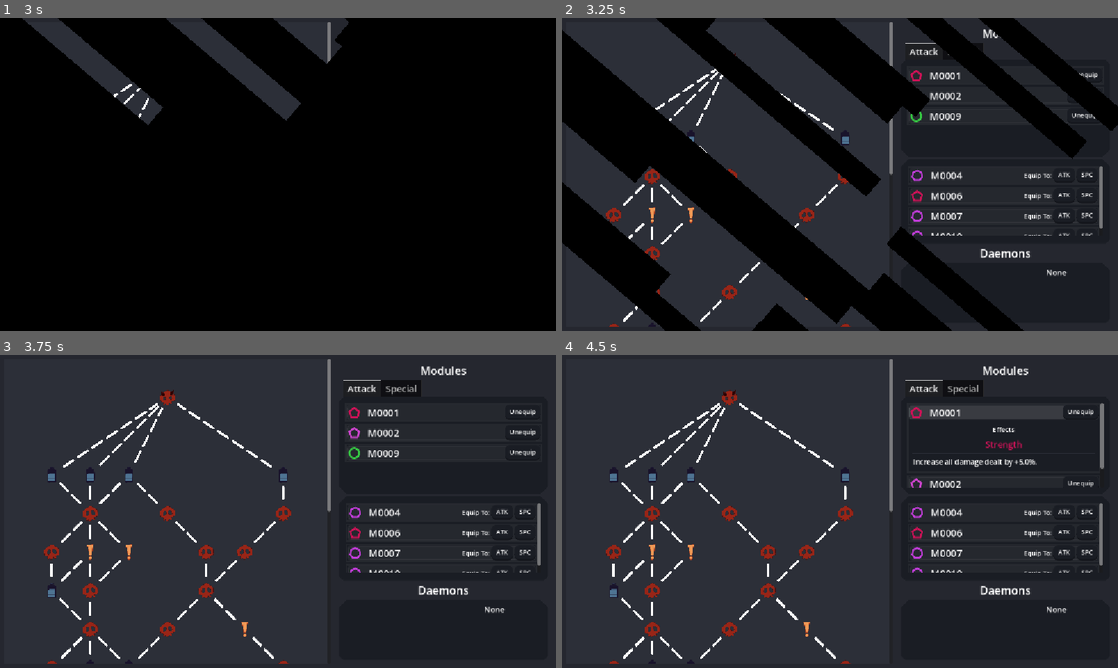
Above: before the commit, frames 1-4 (two rows, left to right).
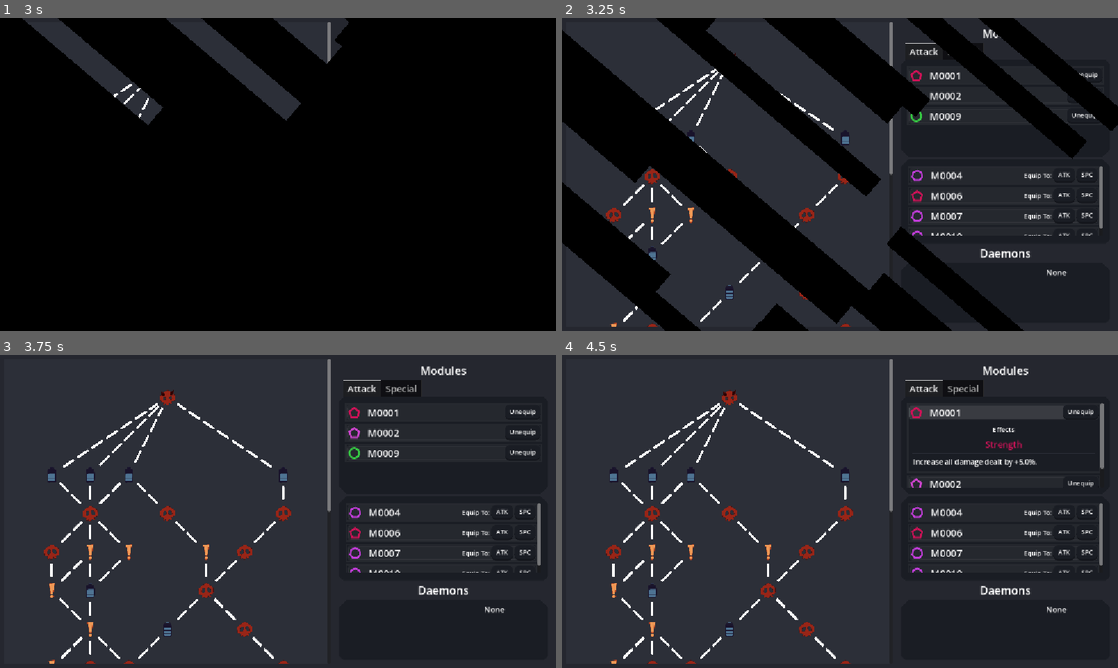
Above: after the commit, the same moments.

Repository: ProgrammerOnCoffee/operation-daemon
Game: Godot game, scene res://scenes/main.tscn
Two runs of this game, one before a commit and one after it. Both use one fixed random seed, a clock stepped at 60 frames per second and the inputs below. Sound files missing from this copy of the repository are replaced by a short silence.
Inputs (mouse positions are in pixels of both pictures, inside the frame that each line leads up to):
- Up to frame 1 (3 s): click "START" at 0.5 s; click "START" at 1.25 s; click "BEGIN EXPEDITION" at 2 s; click "BEGIN EXPEDITION" at 2.75 s
- Up to frame 2 (3.25 s): no input
- Up to frame 3 (3.75 s): move the mouse to (400, 495) at 3.52 s; hold Right (select_right) from 3.53 s (still down); hold Space (qte_press) from 3.53 s (still down); click (400, 495) at 3.67 s
- Up to frame 4 (4.5 s): release Right (select_right) at 4.25 s; release Space (qte_press) at 4.25 s; click (1006, 411) at 4.27 s

Frame 1 is identical in both runs. In frame 2, 0.2% of the frame differs, in the area x 8-45%, y 72-99%; in frame 3, 0.6%, in the area x 8-46%, y 60-99%; in frame 4, 0.6%.
Error in both runs: Invalid access to property or key 'button_pressed_player' on a base object of type 'Nil'. (res://scripts/laboratory.gd:204)

Commit message:
Map Fix
Fixed Map Event Buttons still having crossed-out icons on map regeneration.

Diff:
--- a/resources/map_configs/Act1.tres
+++ b/resources/map_configs/Act1.tres
@@ -4,4 +4,10 @@
 
 [resource]
 script = ExtResource("1_knoxm")
+event_weights = Dictionary[int, int]({
+1: 8,
+2: 4,
+3: 1,
+4: 2
+})
 metadata/_custom_type_script = "uid://bh8vaosl5kcit"
--- a/resources/map_configs/Act2.tres
+++ b/resources/map_configs/Act2.tres
@@ -5,4 +5,10 @@
 [resource]
 script = ExtResource("1_70hqd")
 floor_count = 11
+event_weights = Dictionary[int, int]({
+1: 8,
+2: 3,
+3: 2,
+4: 2
+})
 metadata/_custom_type_script = "uid://bh8vaosl5kcit"
--- a/scenes/module_entry.tscn
+++ b/scenes/module_entry.tscn
@@ -150,7 +150,6 @@
 text = "M0001"
 
 [node name="UN" type="Button" parent="VBoxContainer/Button/HBoxContainer" unique_id=141234984]
-visible = false
 layout_mode = 2
 theme_override_colors/font_color = Color(1, 1, 1, 1)
 theme_override_font_sizes/font_size = 13
--- a/scripts/map_generation/event_button.gd
+++ b/scripts/map_generation/event_button.gd
@@ -74,5 +74,4 @@
 	overlay.rotation = randf_range(-PI/14, PI/14)
 
 	button.texture_normal = ICONS[event.type]
-	#button.size = Vector2.ZERO
-	#button.pivot_offset = size / 2
+	overlay.modulate.a = 0.0
